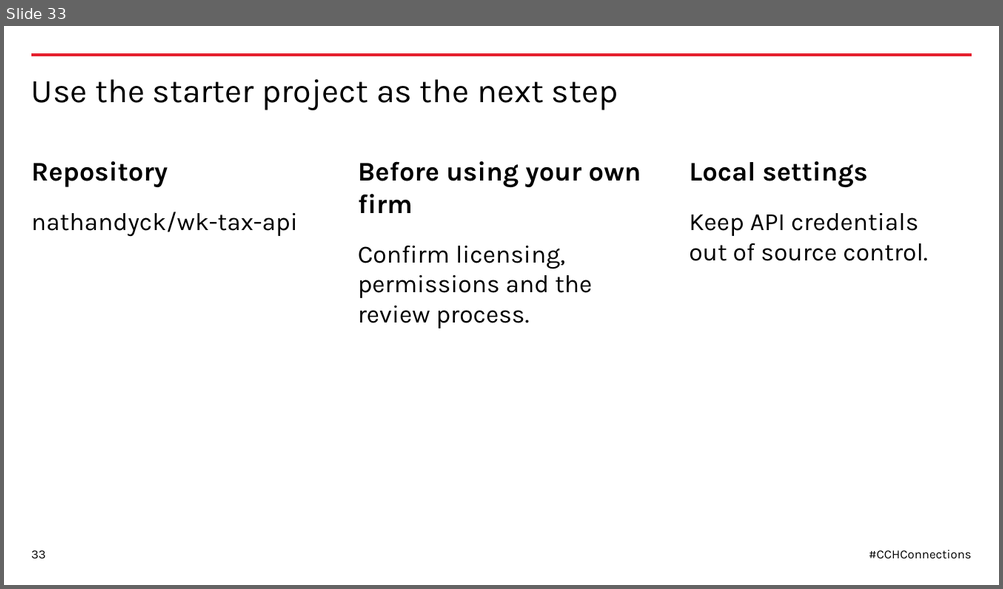
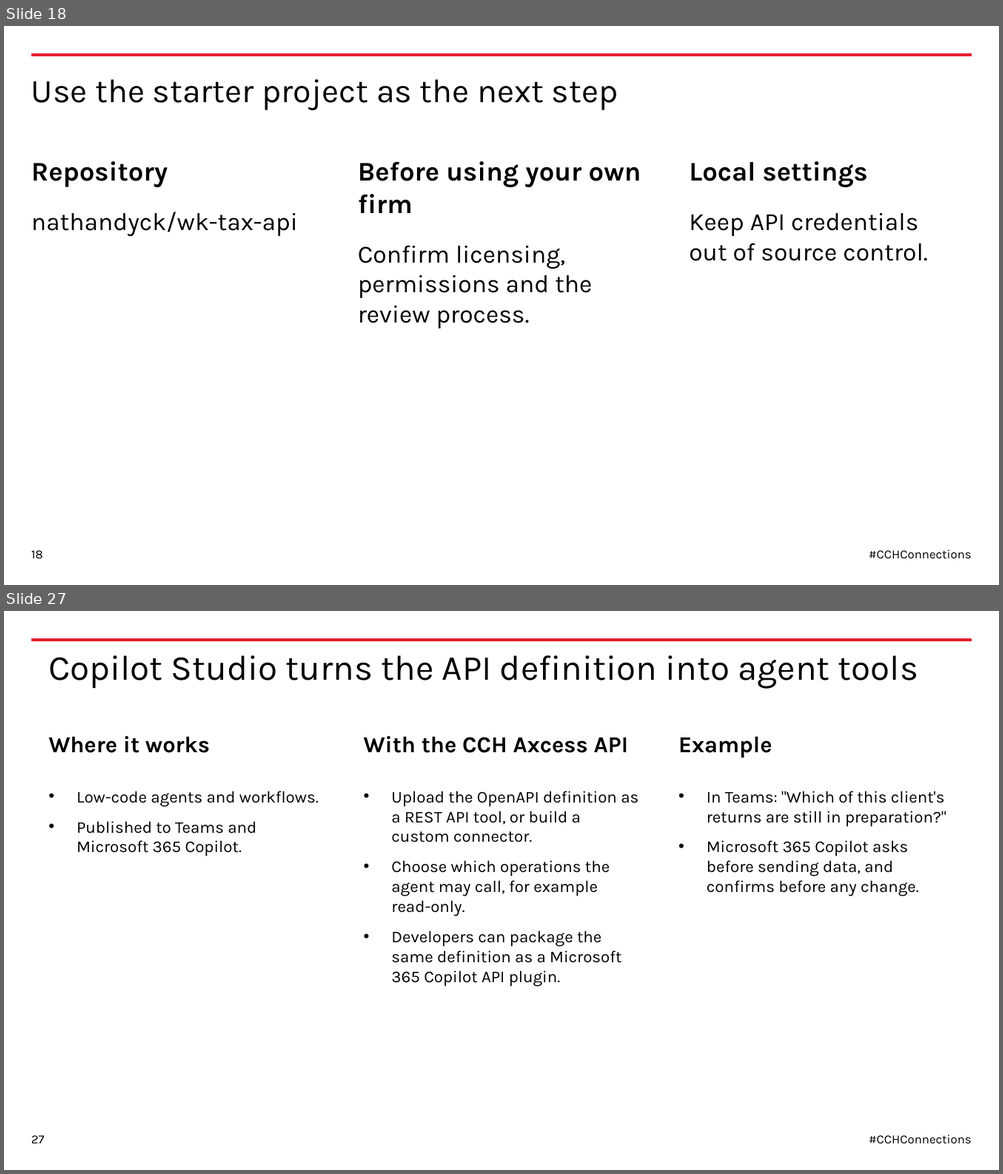
Before and after one commit to nathandyck/wk-tax-api, a slide deck: presentation/CCH-Connections-2026-WK-template.pptx. Shown one above the other, each under a label of ours: slide 33 before the commit, slides 18 and 27 after it; the slides between them are not shown. The pictures are 1003x589 and 1003x1174 pixels, drawn with LibreOffice and Linux fonts; fonts in the diff are those of the drawing. Boxes give left, top, right and bottom in pixels: in the first picture for what was removed or moved away, otherwise in the second. Text is boxed around its words. In the diff, an @@ line names an element or a change of style, - is before the commit and + after.

```diff
--- a/presentation/CCH-Connections-2026-WK-template.pptx
+++ b/presentation/CCH-Connections-2026-WK-template.pptx
@@ slide 27 added at (4,611,999,1170), background #FFFFFF; not listed: 1 template element that a slide beside it also shows @@
@@ title added at (48,655,918,688), 34 pt, text #000000 @@
+Copilot Studio turns the API definition into agent tools
@@ text added at (48,736,210,753), 22 pt, text #000000, bold @@
+Where it works
@@ text added at (364,736,628,753), 22 pt, text #000000, bold @@
+With the CCH Axcess API
@@ text added at (678,737,772,758), 22 pt, text #000000, bold @@
+Example
@@ text added at (77,791,318,857), 16 pt, text #000000 @@
+• Low-code agents and workflows.
+• Published to Teams and Microsoft 365 Copilot.
@@ text added at (391,791,638,987), 16 pt, text #000000 @@
+• Upload the OpenAPI definition as a REST API tool, or build a custom connector.
+• Choose which operations the agent may call, for example read-only.
+• Developers can package the same definition as a Microsoft 365 Copilot API plugin.
@@ text added at (706,791,946,897), 16 pt, text #000000 @@
+• In Teams: "Which of this client's returns are still in preparation?"
+• Microsoft 365 Copilot asks before sending data, and confirms before any change.
@@ page number added at (31,1136,45,1144), 12 pt, text #000000 @@
+27
@@ text added at (868,1135,971,1145), 12 pt, text #000000 @@
+#CCHConnections
@@ what was slide 33 is now slide 18 @@
@@ page number at (31,551,43,560): text changed @@
-33
+18
```
Also in this commit, not shown: 21 slides changed, 9 other slides added, 10 slides removed.
